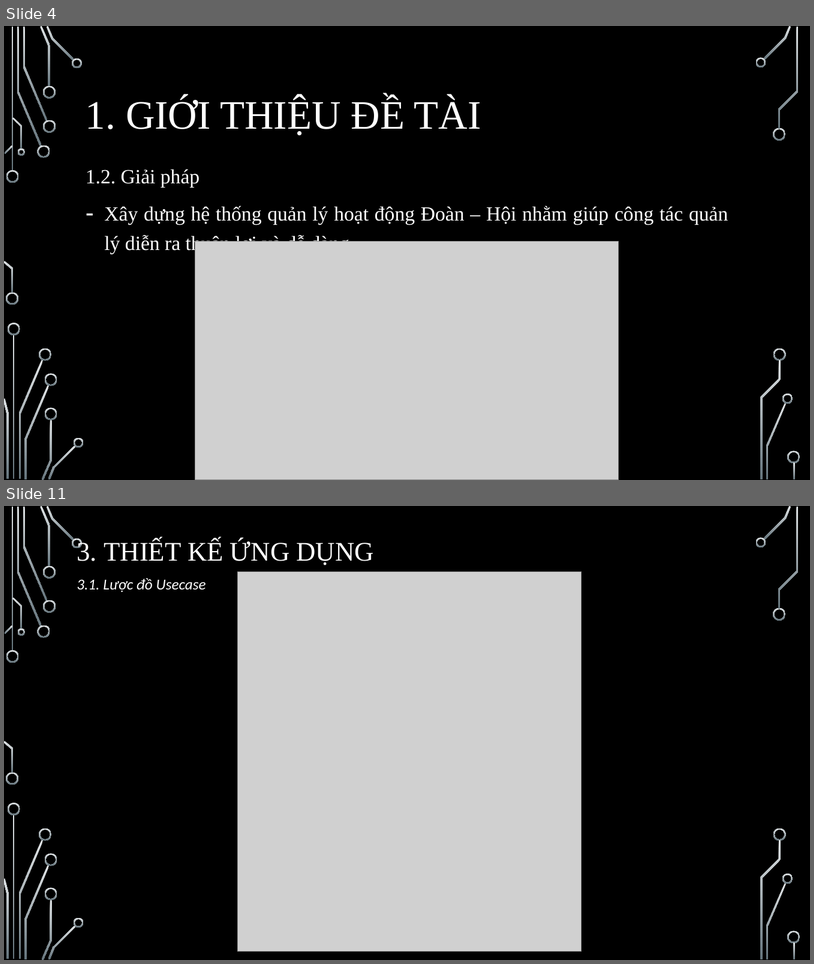
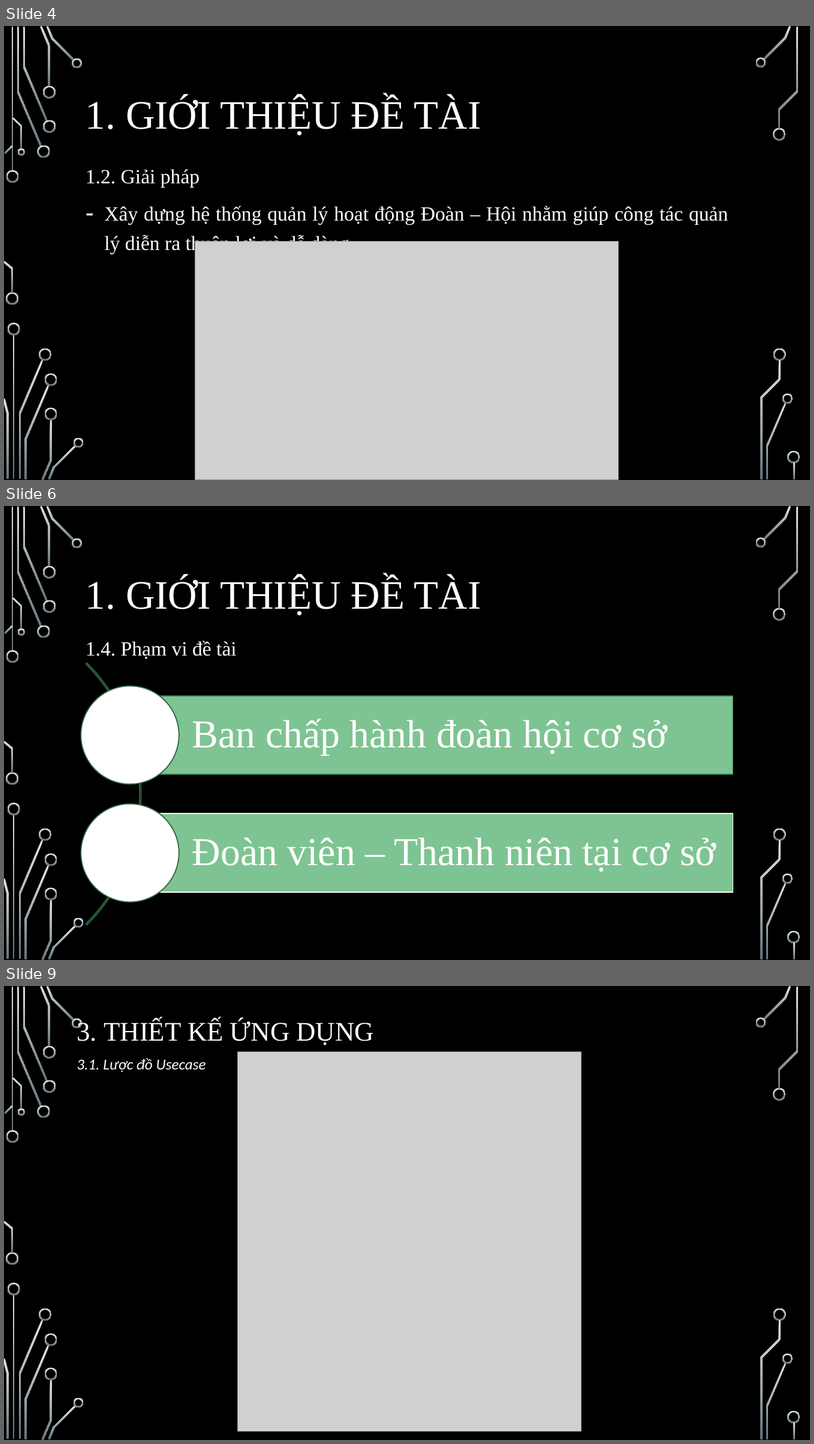
Before and after one commit to kiet1022/DoanHoiIT, a slide deck: FileBC/SlideBaoCaoVer2NotComplete.pptx. Shown one above the other, each under a label of ours: slides 4 and 11 before the commit, slides 4, 6 and 9 after it; the slides between them are not shown. The pictures are 814x964 and 814x1444 pixels, drawn with LibreOffice and Linux fonts; fonts in the diff are those of the drawing; grey boxes stand for pictures; background and template pictures are left out. Boxes give left, top, right and bottom in pixels: in the first picture for what was removed or moved away, otherwise in the second. Text is boxed around its words. In the diff, an @@ line names an element or a change of style, - is before the commit and + after.

```diff
--- a/FileBC/SlideBaoCaoVer2NotComplete.pptx
+++ b/FileBC/SlideBaoCaoVer2NotComplete.pptx
@@ slide 6 added at [4, 506, 810, 960], background picture (left out); not listed: 36 template elements that a slide beside it also shows @@
@@ title added at [86, 577, 482, 615], 48 pt, text #FFFFFF @@
+1. GIỚI THIỆU ĐỀ TÀI
@@ text added at [86, 640, 237, 659], 24 pt, text #FFFFFF @@
+1.4. Phạm vi đề tài
@@ group added at [4, 609, 733, 960]: 2 rectangles, 2 texts, 2 ellipses, 1 arch (boxed as its full ring) @@
+Ban chấp hành đoàn hội cơ sở
+Đoàn viên – Thanh niên tại cơ sở
@@ what was slide 11 is now slide 9 @@
```
Also in this commit, not shown: 8 slides changed, 1 other slide added, 4 slides removed.
